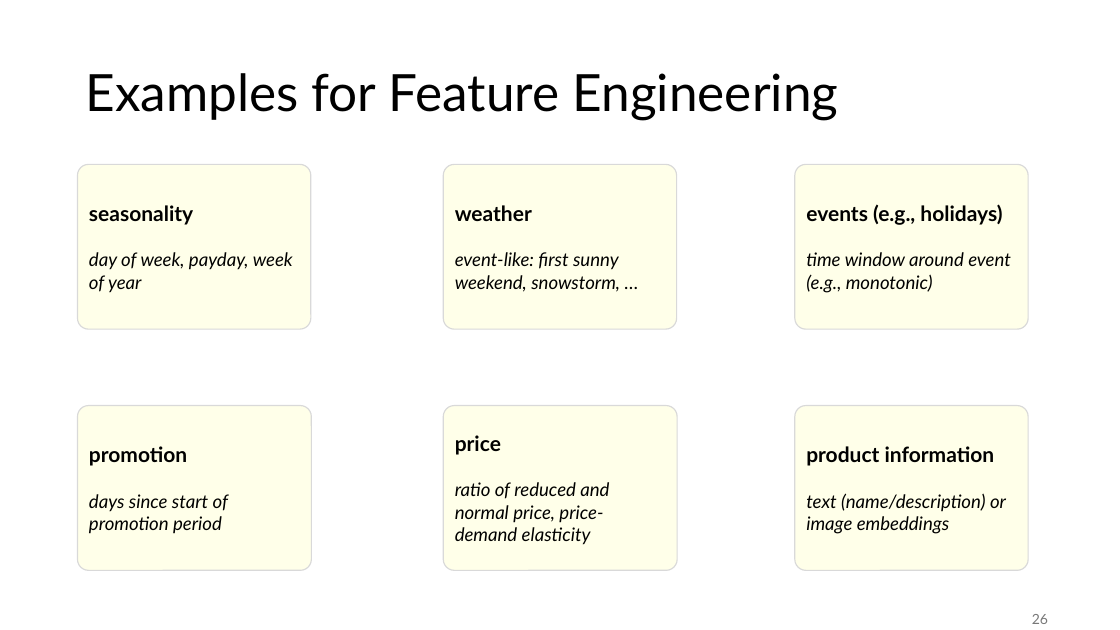
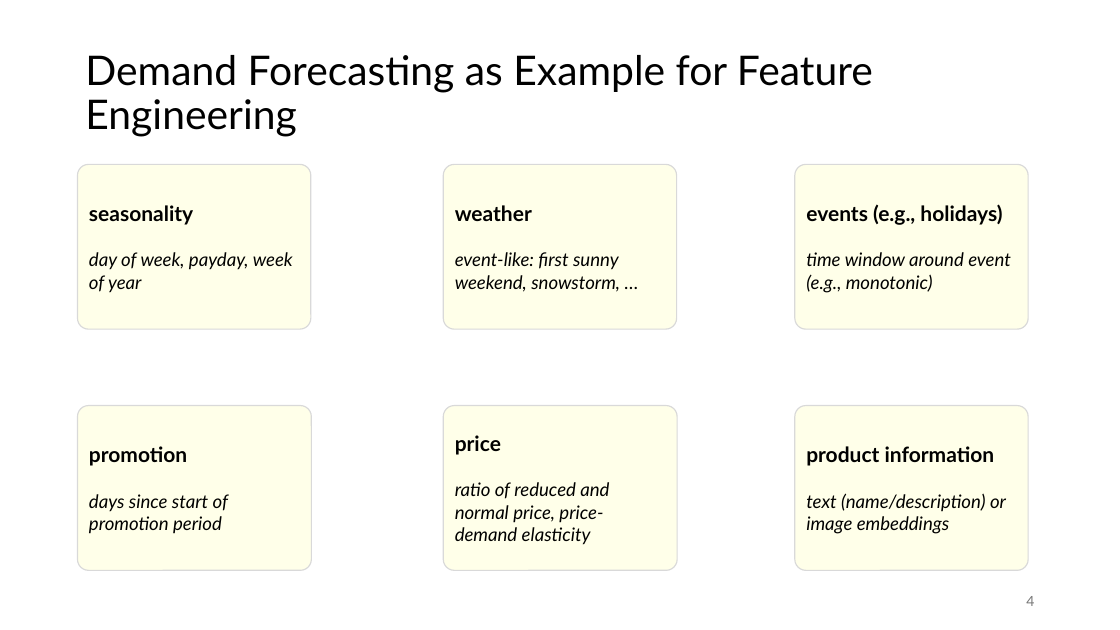
Before and after one commit to FelixWick/data_science, a slide deck: slide 4 of slides/6_feature_engineering.pptx (slide 26 before the commit). Drawn at 1120x630 pixels with LibreOffice and Linux fonts; fonts in the diff are those of the drawing. Boxes give left, top, right and bottom in pixels: in the first picture for what was removed or moved away, otherwise in the second. Text is boxed around its words. In the diff, an @@ line names an element or a change of style, - is before the commit and + after.

Commit message:
feature engineering slides

```diff
--- a/slides/6_feature_engineering.pptx
+++ b/slides/6_feature_engineering.pptx
@@ title at box(85, 55, 873, 137): text changed; size 44 to 35 pt @@
-Examples for Feature Engineering
+Demand Forecasting as Example for Feature Engineering
@@ page number added at box(1026, 596, 1034, 606), 12 pt, text #797979 @@
+4
@@ page number removed at box(1032, 614, 1048, 624) @@
-26
```
Also in this commit, not shown: 10 other slides changed, 27 slides added, 11 slides removed, 2 other files.
